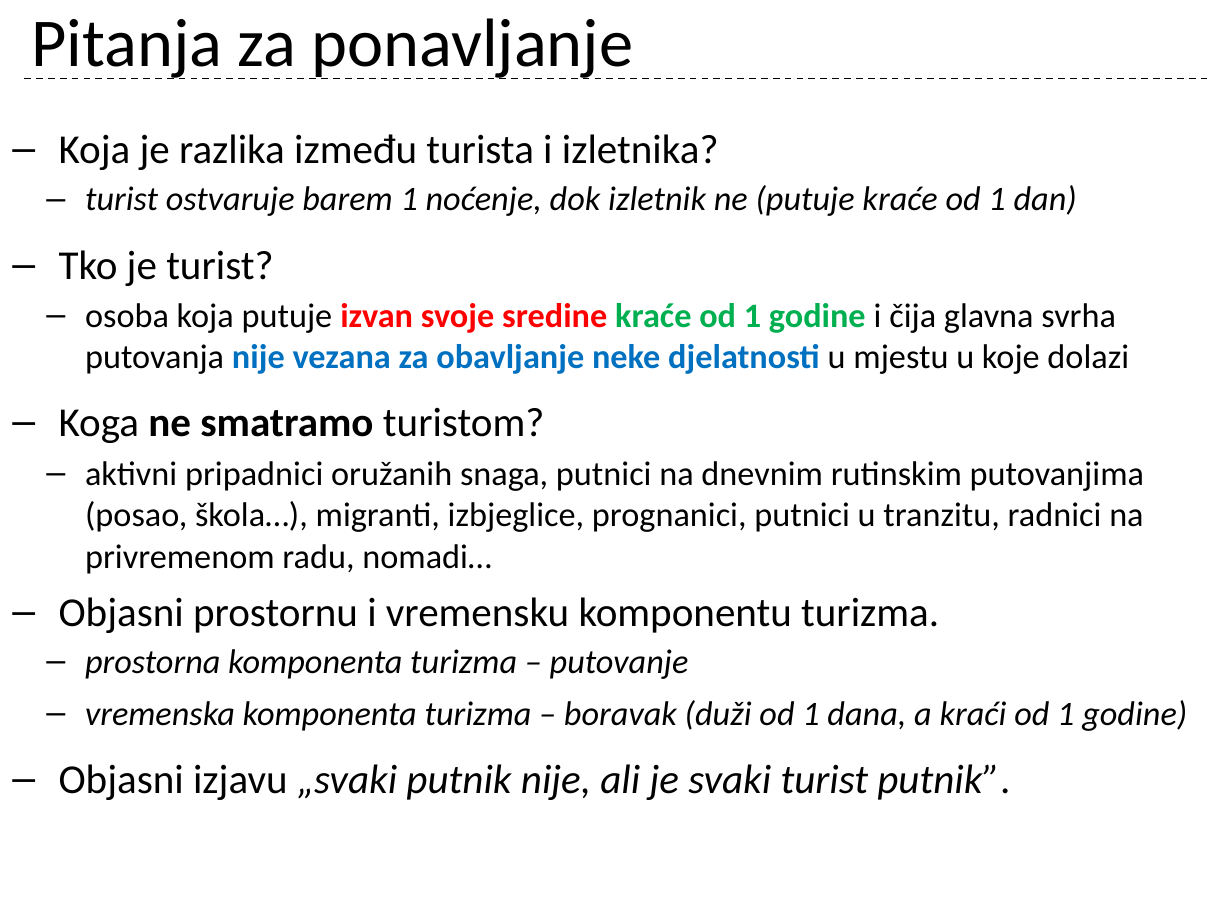
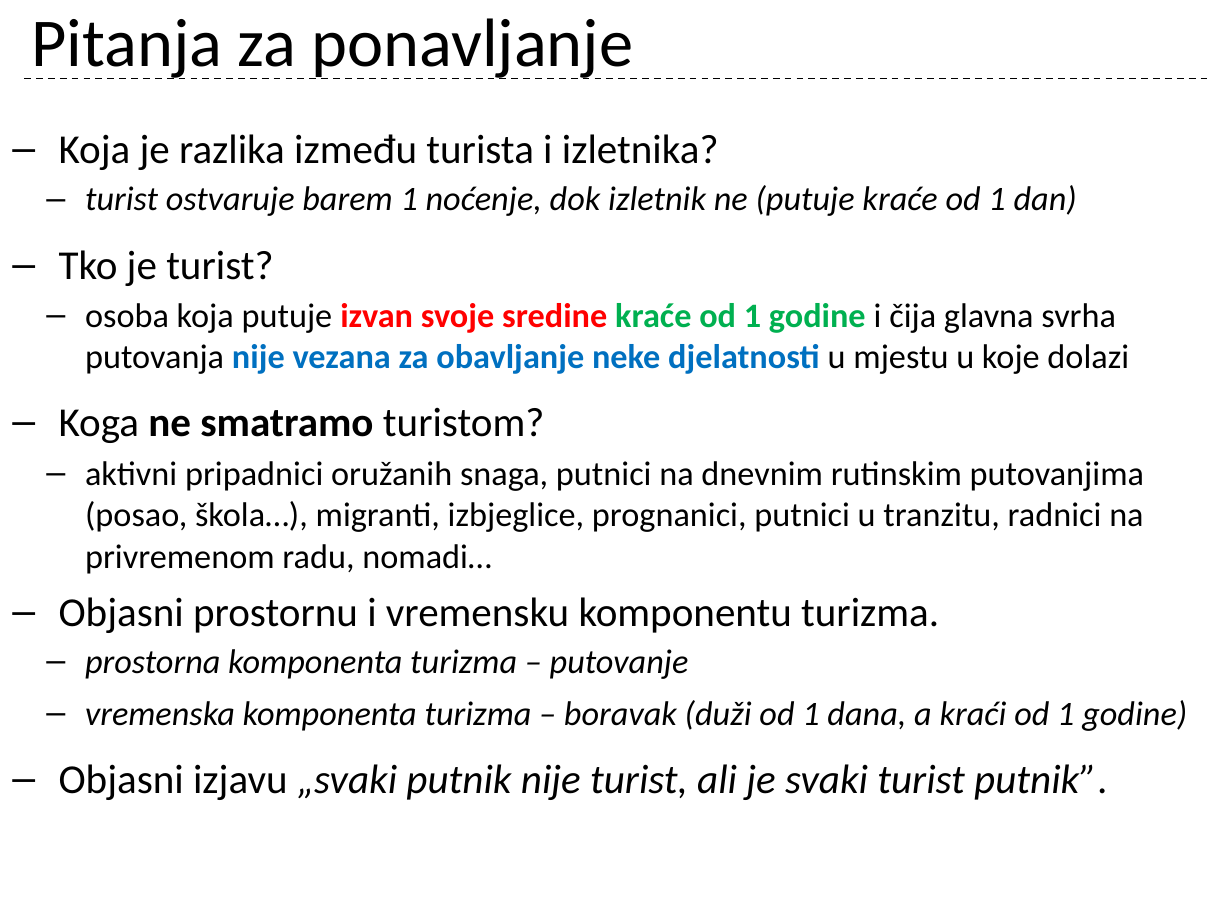
Before and after one commit to cornx/print, a slide deck: slide 12 of data/prezentacije/osnove_turizma/001_1_Turizam_uvod-ponavljanje.pptx (slide 8 before the commit). Drawn at 1232x924 pixels with LibreOffice and Linux fonts; fonts in the diff are those of the drawing. Boxes give left, top, right and bottom in pixels: in the first picture for what was removed or moved away, otherwise in the second. Text is boxed around its words. In the diff, an @@ line names an element or a change of style, - is before the commit and + after.

Commit message:
ponavljanje prez upd

```diff
--- a/data/prezentacije/osnove_turizma/001_1_Turizam_uvod-ponavljanje.pptx
+++ b/data/prezentacije/osnove_turizma/001_1_Turizam_uvod-ponavljanje.pptx
@@ text at (x1=59, y1=764, x2=1107, y2=800): text changed @@
-– Objasni izjavu „svaki putnik nije, ali je svaki turist putnik”.
+– Objasni izjavu „svaki putnik nije turist, ali je svaki turist putnik”.
```
Also in this commit, not shown: 8 other slides changed, 4 slides added.
